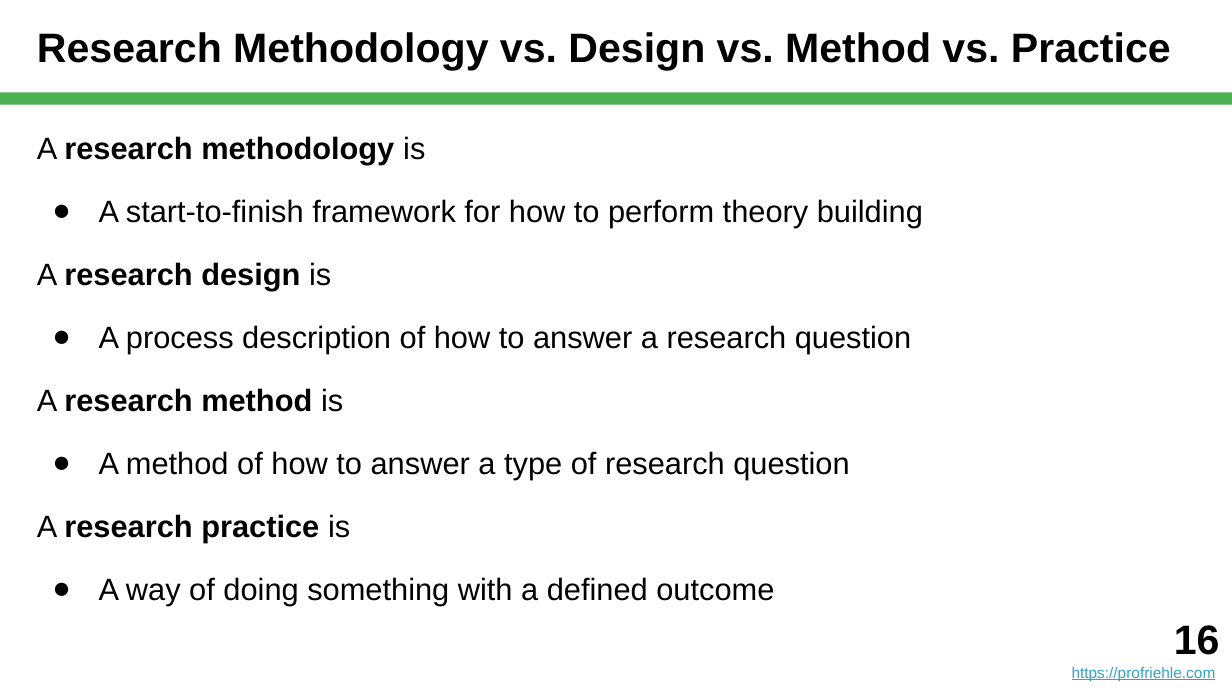
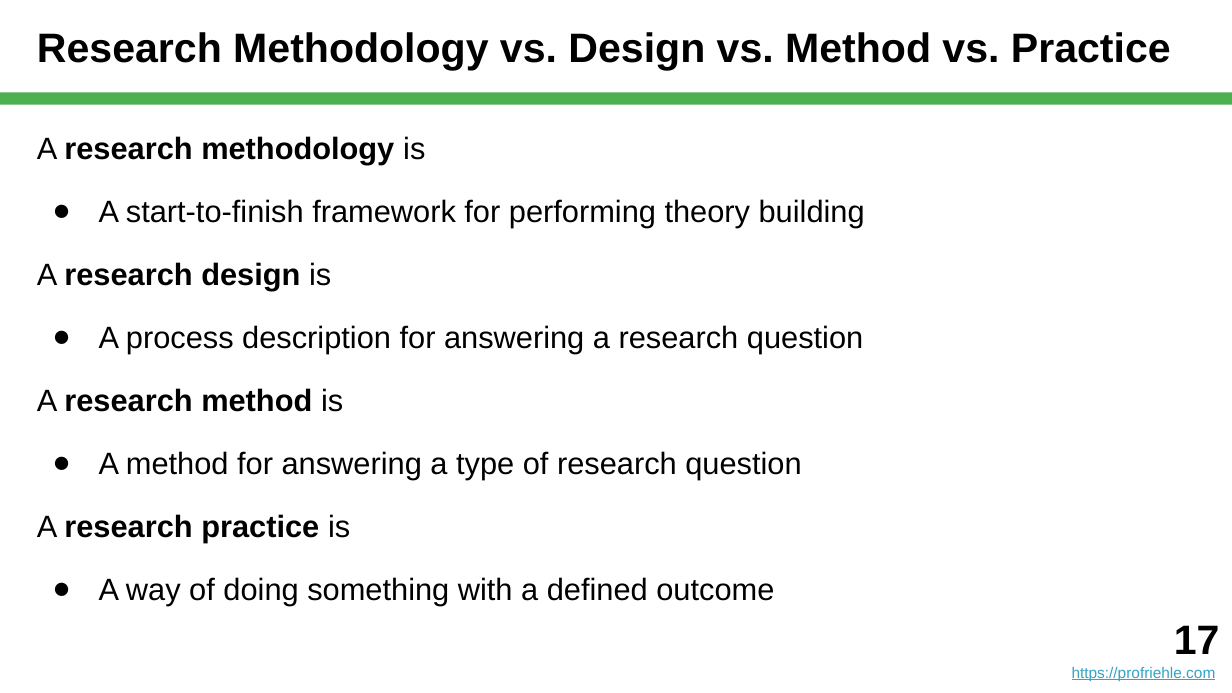
Before and after one commit to dirkriehle/nyt-course, a slide deck: slide 17 of Lecture slides/NYT C02 - Scientific Research.pptx (slide 16 before the commit). Drawn at 1232x693 pixels with LibreOffice and Linux fonts; fonts in the diff are those of the drawing. Boxes give left, top, right and bottom in pixels: in the first picture for what was removed or moved away, otherwise in the second. Text is boxed around its words. In the diff, an @@ line names an element or a change of style, - is before the commit and + after.

```diff
--- a/Lecture slides/NYT C02 - Scientific Research.pptx
+++ b/Lecture slides/NYT C02 - Scientific Research.pptx
@@ text at <box>99,199,865,228</box>: text changed @@
-● A start-to-finish framework for how to perform theory building
+● A start-to-finish framework for performing theory building
@@ text at <box>99,325,863,354</box>: text changed @@
-● A process description of how to answer a research question
+● A process description for answering a research question
@@ text at <box>99,451,801,480</box>: text changed @@
-● A method of how to answer a type of research question
+● A method for answering a type of research question
@@ text at <box>1174,625,1220,654</box>: text changed @@
-16
+17
```
Also in this commit, not shown: 12 other slides changed, 1 slide added, 16 other files.
